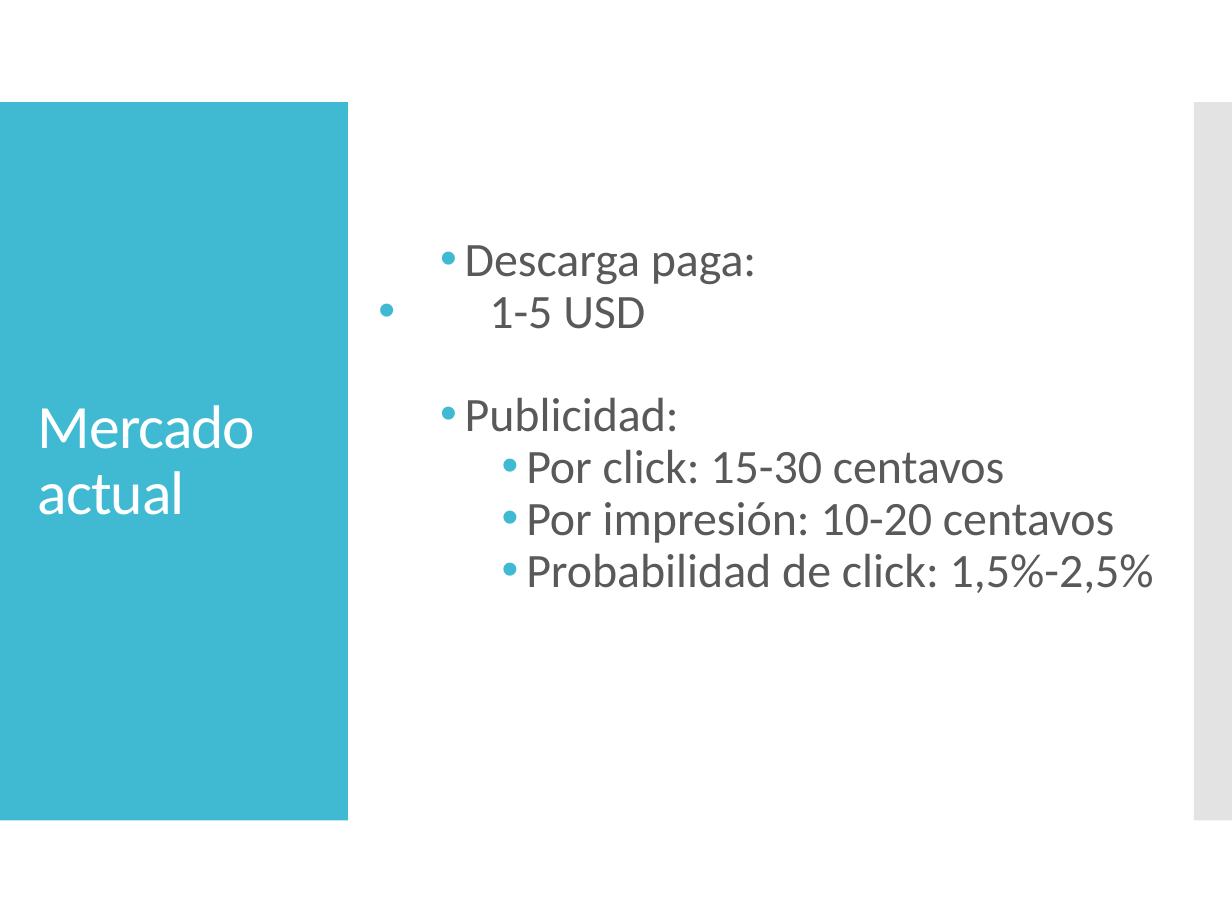
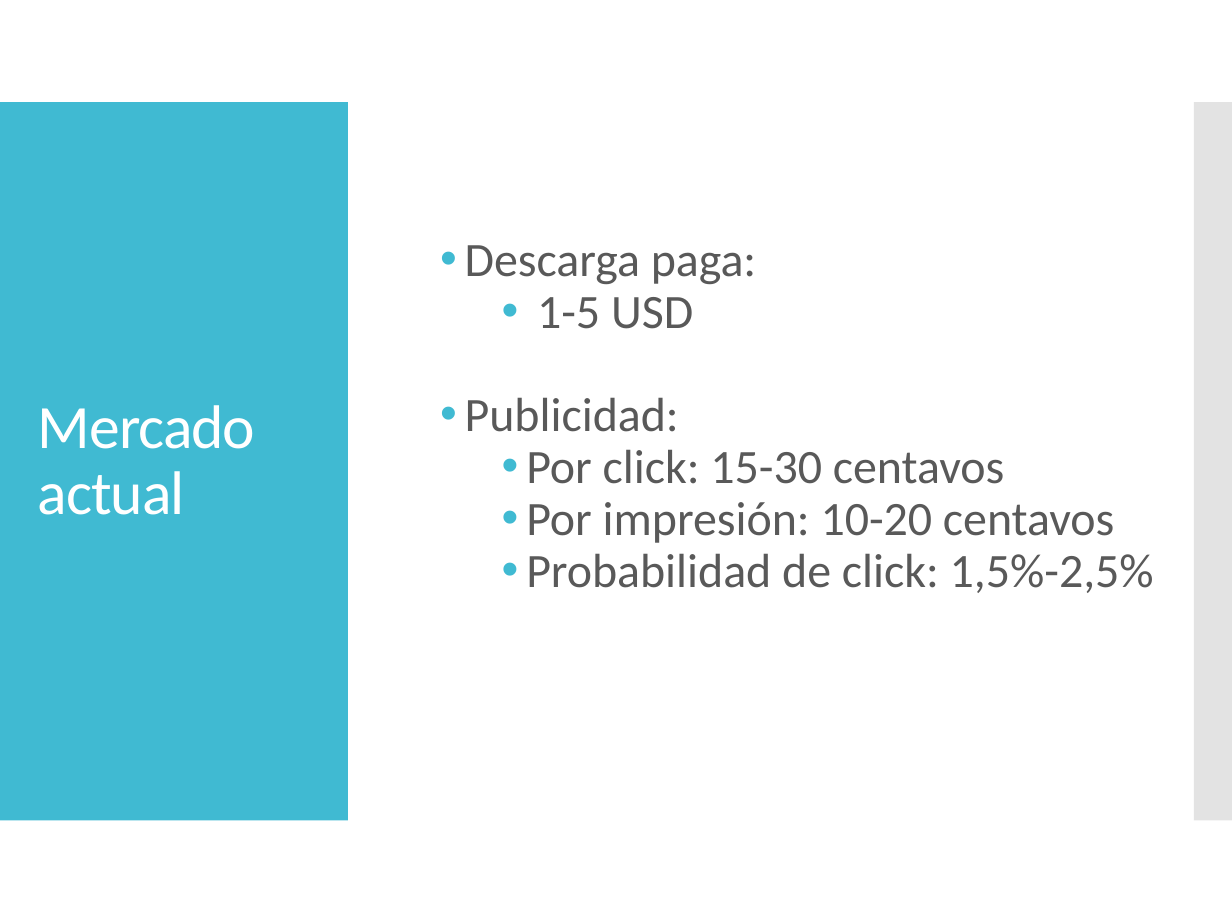
Before and after one commit to dschenkelman/taller-proyectos, a slide deck: slide 11 of Assets/Presentación negocio.pptx. Drawn at 1232x924 pixels with LibreOffice and Linux fonts; fonts in the diff are those of the drawing. Boxes give left, top, right and bottom in pixels: in the first picture for what was removed or moved away, otherwise in the second. Text is boxed around its words. In the diff, an @@ line names an element or a change of style, - is before the commit and + after.

Commit message:
formatito

```diff
--- a/Assets/Presentación negocio.pptx
+++ b/Assets/Presentación negocio.pptx
@@ text at [537, 297, 693, 329]: list level 1 to 2 in "1-5 USD" @@
```
